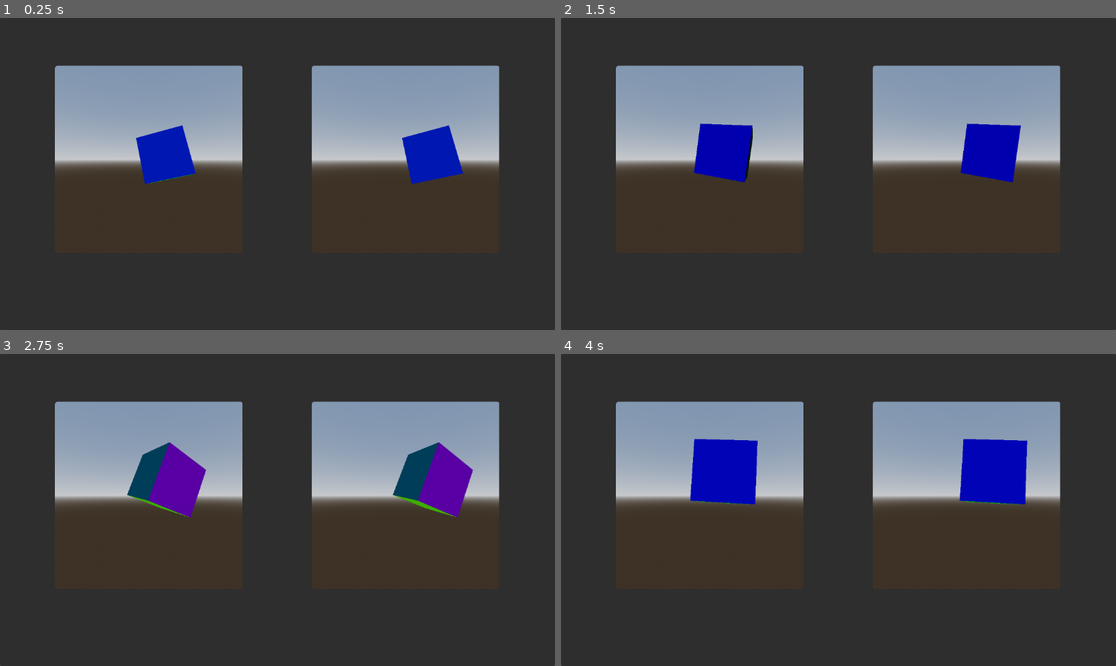
Above: before the commit, frames 1-4 (two rows, left to right).
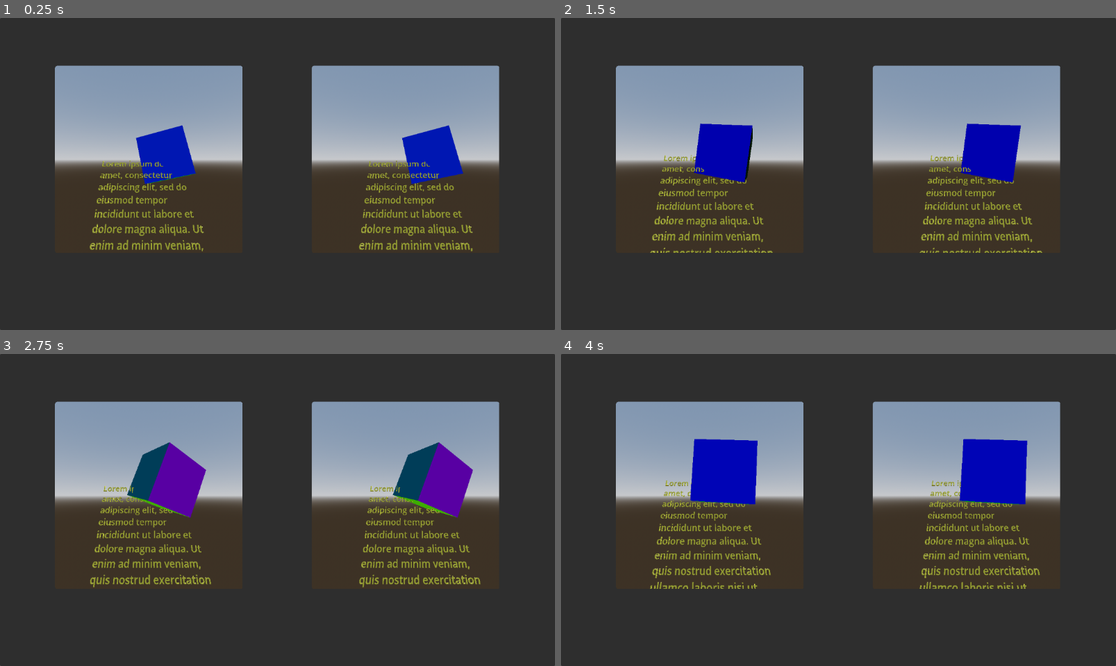
Above: after the commit, the same moments.

Repository: takuya-jazeera/VR_Godot_Jikken
Game: Godot game, scene res://Scenes/PostRender.tscn
The game is run twice, just before and just after one commit, with the same random seed, the same clock (stepped at 60 frames per second) and the same inputs.
Inputs:
- Up to frame 1 (0.25 s): no input
- Up to frame 2 (1.5 s): no input
- Up to frame 3 (2.75 s): no input
- Up to frame 4 (4 s): no input

The runs differ from the first frame. In frame 1, 2.5% of the frame differs, in the area x 16-86%, y 45-75%; in frame 2, 2.3%; in frame 3, 2.6%; in frame 4, 2.7%, in the area x 16-87%, y 40-76%.

Commit message:
add caption scroll

Diff:
--- a/Scenes/Main.tscn
+++ b/Scenes/Main.tscn
@@ -1,7 +1,8 @@
-[gd_scene load_steps=8 format=3 uid="uid://beuygc2mv8n3k"]
+[gd_scene load_steps=9 format=3 uid="uid://beuygc2mv8n3k"]
 
-[ext_resource type="Script" path="res://Scenes/MeshInstance3D.gd" id="1_3bxel"]
-[ext_resource type="Shader" path="res://Scenes/phong.gdshader" id="1_jeg8w"]
+[ext_resource type="Script" path="res://MeshInstance3D.gd" id="1_3bxel"]
+[ext_resource type="Shader" path="res://Shaders/phong.gdshader" id="1_jeg8w"]
+[ext_resource type="PackedScene" uid="uid://dqhijge300446" path="res://Scenes/TextScroll.tscn" id="3_gr3bs"]
 
 [sub_resource type="ProceduralSkyMaterial" id="ProceduralSkyMaterial_7ldiq"]
 sky_horizon_color = Color(0.64625, 0.65575, 0.67075, 1)
@@ -46,3 +47,6 @@
 transform = Transform3D(1, 0, 0, 0, 1, 0, 0, 0, 1, 0, 0, -1.94876)
 mesh = SubResource("BoxMesh_rucvd")
 script = ExtResource("1_3bxel")
+
+[node name="Node3D" parent="." instance=ExtResource("3_gr3bs")]
+transform = Transform3D(1, 0, 0, 0, 0.930418, 0.366501, 0, -0.366501, 0.930418, 0, 0, -2.945)
--- a/Scenes/PostRender.tscn
+++ b/Scenes/PostRender.tscn
@@ -1,7 +1,7 @@
 [gd_scene load_steps=6 format=3 uid="uid://bx4phcteeknb0"]
 
-[ext_resource type="Script" path="res://Scenes/PostRender.gd" id="1_x02kn"]
-[ext_resource type="Shader" path="res://Scenes/PostRender.gdshader" id="2_scgpo"]
+[ext_resource type="Script" path="res://Scripts/PostRender.gd" id="1_x02kn"]
+[ext_resource type="Shader" path="res://PostRender.gdshader" id="2_scgpo"]
 [ext_resource type="PackedScene" uid="uid://beuygc2mv8n3k" path="res://Scenes/Main.tscn" id="3_owkpa"]
 
 [sub_resource type="ShaderMaterial" id="ShaderMaterial_iwhuk"]
--- /dev/null
+++ b/Scenes/TextScroll.tscn
@@ -0,0 +1,23 @@
+[gd_scene load_steps=4 format=3 uid="uid://dqhijge300446"]
+
+[ext_resource type="Script" path="res://Scripts/TextScroll.gd" id="1_cjb70"]
+
+[sub_resource type="StandardMaterial3D" id="StandardMaterial3D_rhcpm"]
+albedo_color = Color(0.913725, 0.894118, 0.262745, 1)
+
+[sub_resource type="TextMesh" id="TextMesh_bdbur"]
+material = SubResource("StandardMaterial3D_rhcpm")
+text = "Lorem ipsum dolor sit amet, consectetur adipiscing elit, sed do eiusmod tempor incididunt ut labore et dolore magna aliqua. Ut enim ad minim veniam, quis nostrud exercitation ullamco laboris nisi ut aliquip ex ea commodo consequat. Duis aute irure dolor in reprehenderit in voluptate velit esse cillum dolore eu fugiat nulla pariatur. Excepteur sint occaecat cupidatat non proident, sunt in culpa qui officia deserunt mollit anim id est laborum."
+horizontal_alignment = 0
+vertical_alignment = 0
+autowrap_mode = 2
+depth = 0.01
+width = 200.0
+offset = Vector2(-0.155, 0)
+
+[node name="Node3D" type="Node3D"]
+script = ExtResource("1_cjb70")
+
+[node name="MeshInstance3D" type="MeshInstance3D" parent="."]
+transform = Transform3D(1, 0, 0, 0, 1, 0, 0, 0, 1, -0.846, 0, 0)
+mesh = SubResource("TextMesh_bdbur")
--- /dev/null
+++ b/Scripts/TextScroll.gd
@@ -0,0 +1,16 @@
+extends Node3D
+
+var t = 0.0
+var qn = Quaternion(0.0,1.0,0.0,0.0)
+
+# Called when the node enters the scene tree for the first time.
+func _ready():
+	qn = quaternion * qn * quaternion.inverse()
+	pass # Replace with function body.
+
+
+# Called every frame. 'delta' is the elapsed time since the previous frame.
+func _process(delta):
+	t += delta
+	position = Vector3(0.0,0.0  ,-2.5) + t * 0.1 * qn.get_axis()
+	#pass
--- a/project.godot
+++ b/project.godot
@@ -14,6 +14,10 @@
 run/main_scene="res://Scenes/PostRender.tscn"
 config/features=PackedStringArray("4.2", "GL Compatibility")
 
+[input_devices]
+
+pointing/android/enable_long_press_as_right_click=true
+
 [rendering]
 
 renderer/rendering_method="gl_compatibility"
Renamed: Scenes/MeshInstance3D.gd -> MeshInstance3D.gd
Renamed: Scenes/PostRender.gdshader -> PostRender.gdshader
Renamed: Scenes/PostRender.gd -> Scripts/PostRender.gd
Renamed: Scenes/phong.gdshader -> Shaders/phong.gdshader
Binary file changed: screen.png
